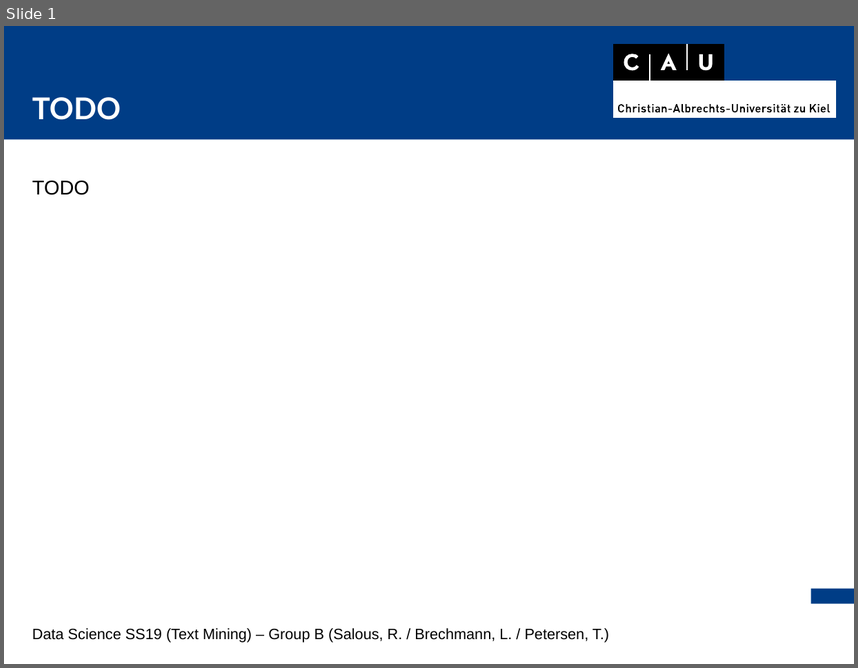
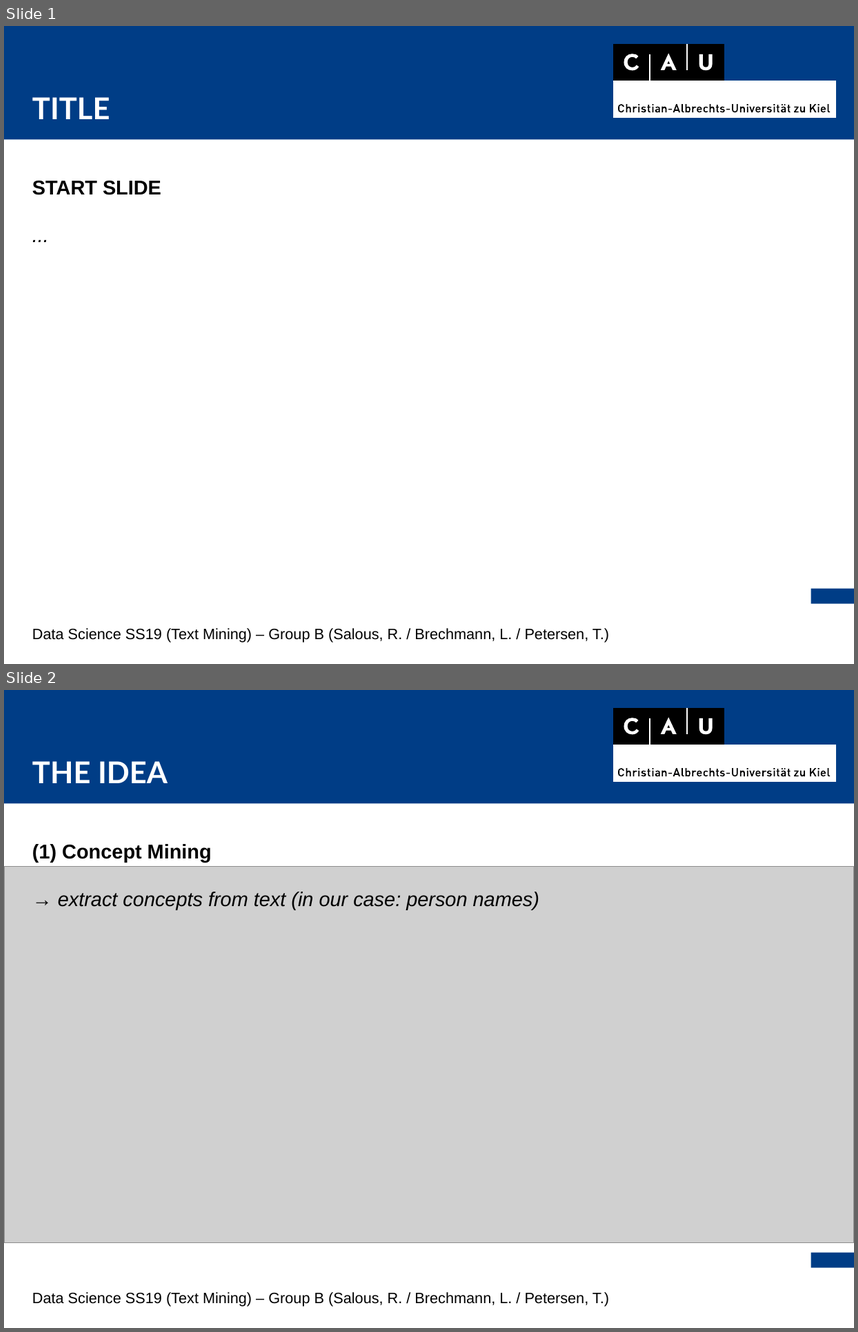
Before and after one commit to thorge/concept-ranking, a slide deck: presentation/pres.odp. Shown one above the other, each under a label of ours: slide 1 before the commit, slides 1 and 2 after it. The pictures are 858x668 and 858x1332 pixels, drawn with LibreOffice and Linux fonts; fonts in the diff are those of the drawing; grey boxes stand for pictures. Boxes give left, top, right and bottom in pixels: in the first picture for what was removed or moved away, otherwise in the second. Text is boxed around its words. In the diff, an @@ line names an element or a change of style, - is before the commit and + after.

Commit message:
started with presentation slides

```diff
--- a/presentation/pres.odp
+++ b/presentation/pres.odp
@@ slide 2 added at <box>4,690,854,1328</box>, background #FFFFFF; not listed: 10 template elements that a slide beside it also shows @@
@@ text added at <box>32,761,168,783</box>, 24 pt, text #FFFFFF, bold @@
+THE IDEA
@@ text added at <box>32,844,539,910</box>, 16 pt, text #000000, italic @@
+(1) Concept Mining
+→ extract concepts from text (in our case: person names)
@@ picture added at <box>4,867,854,1242</box> @@
@@ text added at <box>32,1292,609,1306</box>, 12 pt, text #000000 @@
+Data Science SS19 (Text Mining) – Group B (Salous, R. / Brechmann, L. / Petersen, T.)
@@ slide 1 changed as well @@
@@ text at <box>32,97,110,119</box>: text changed @@
-TODO
+TITLE
@@ text at <box>32,180,161,195</box>: text changed; bold on @@
-TODO
+START SLIDE
+...
```
Also in this commit, not shown: 2 other slides added, 1 other file.
